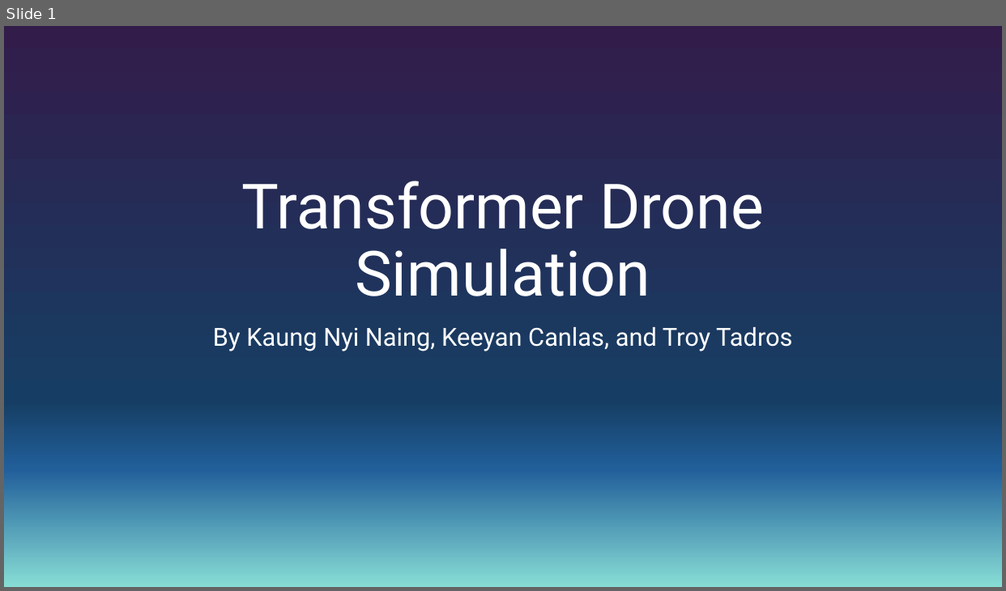
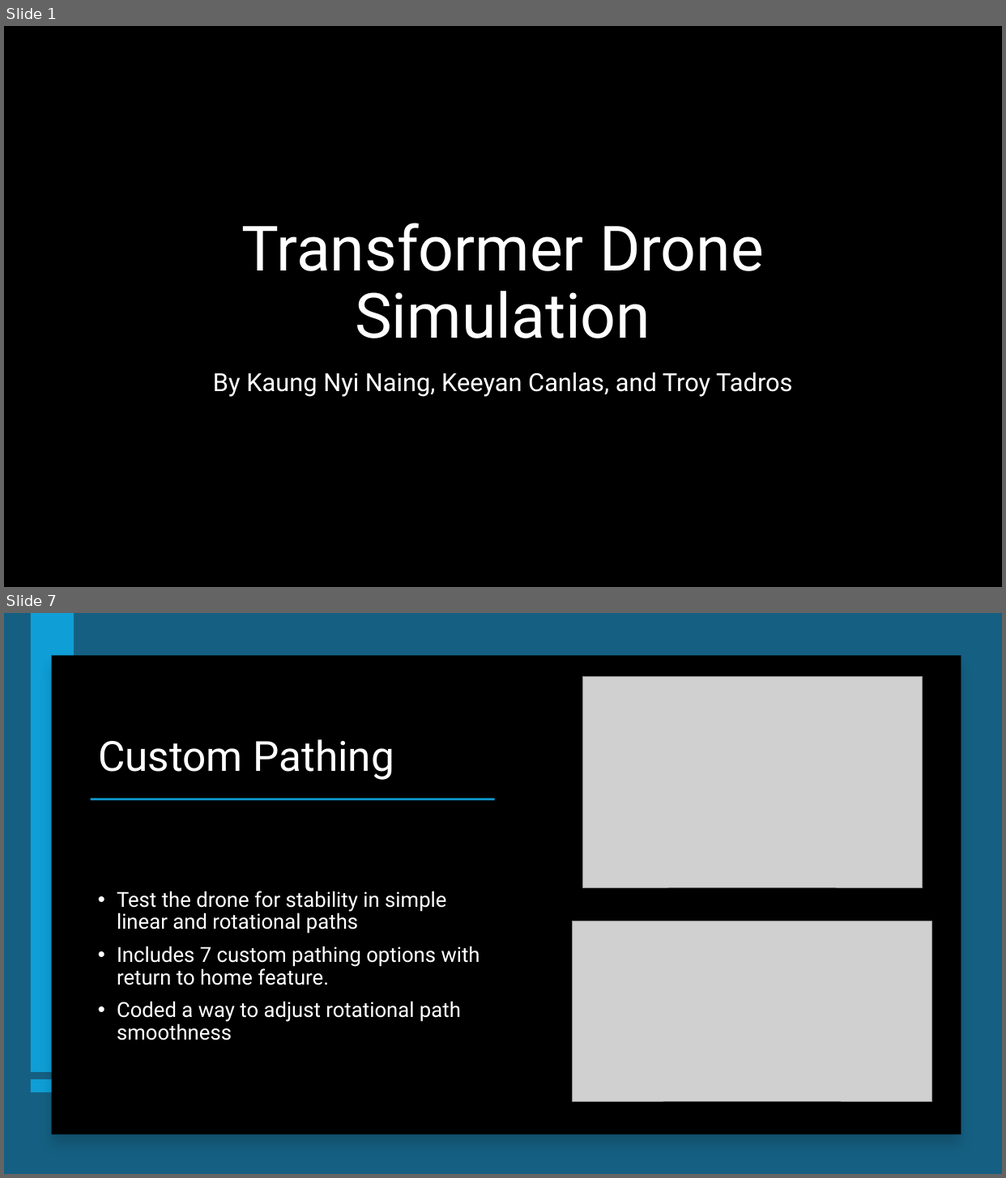
Before and after one commit to KNN1244/Transformer_Drone_RSCL, a slide deck: Documentation/Firday_3_6_2026_Presentation.pptx. Shown one above the other, each under a label of ours: slide 1 before the commit, slides 1 and 7 after it; the slides between them are not shown. The pictures are 1006x591 and 1006x1178 pixels, drawn with LibreOffice and Linux fonts; fonts in the diff are those of the drawing; grey boxes stand for pictures; background and template pictures are left out. Boxes give left, top, right and bottom in pixels: in the first picture for what was removed or moved away, otherwise in the second. Text is boxed around its words. In the diff, an @@ line names an element or a change of style, - is before the commit and + after.

```diff
--- a/Documentation/Firday_3_6_2026_Presentation.pptx
+++ b/Documentation/Firday_3_6_2026_Presentation.pptx
@@ slide 7 added at (4,613,1002,1174), background #156082 @@
@@ rectangle added at (31,613,74,1072), fill #0F9ED5 @@
@@ rectangle added at (51,656,961,1135), fill #000000 @@
@@ picture added at (582,677,922,888) @@
@@ title added at (98,739,394,780), 40 pt, text #FFFFFF @@
+Custom Pathing
@@ rectangle added at (90,798,494,801), fill #0F9ED5 @@
@@ text added at (117,891,480,1041), 20 pt, text #FFFFFF @@
+• Test the drone for stability in simple linear and rotational paths
+• Includes 7 custom pathing options with return to home feature.
+• Coded a way to adjust rotational path smoothness
@@ picture added at (573,922,932,1102) @@
@@ rectangle added at (31,1080,74,1093), fill #0F9ED5 @@
@@ slide 1 changed as well @@
@@ background gradient #321C4A to #163E64 to #215F9A to #87DDD5 to picture (left out) @@
@@ rectangle added at (4,26,1002,587), fill #000000 @@
@@ title "Transformer Drone Simulation": place and size @@
-title "Transformer Drone Simulation" at (241,181,764,297)
+title "Transformer Drone Simulation" at (241,223,764,339)
@@ subtitle "By Kaung Nyi Naing, Keeyan ...": place and size @@
-subtitle "By Kaung Nyi Naing, Keeyan ..." at (213,327,792,352)
+subtitle "By Kaung Nyi Naing, Keeyan ..." at (213,373,792,397)
```
Also in this commit, not shown: 8 other slides added, 1 slide removed.
